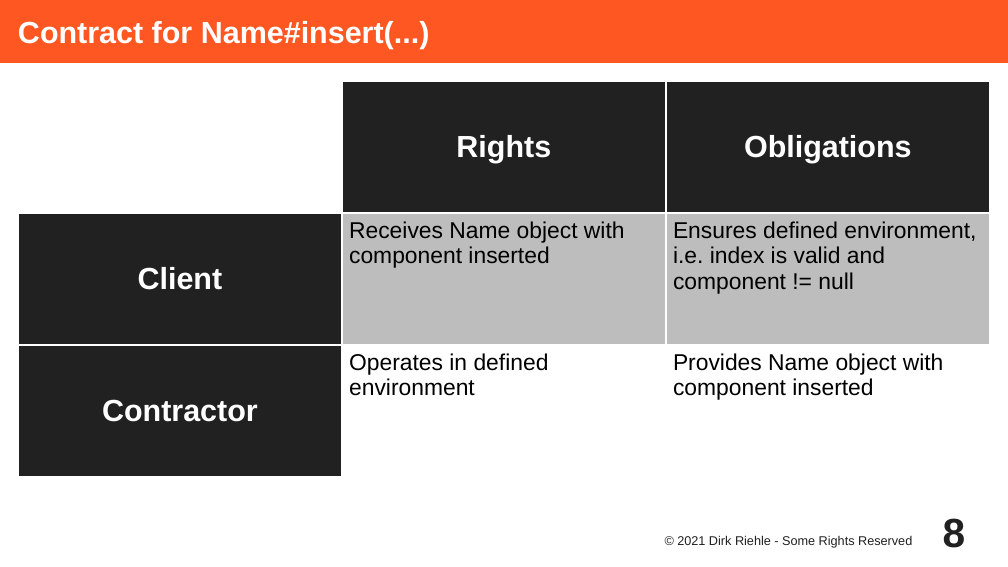
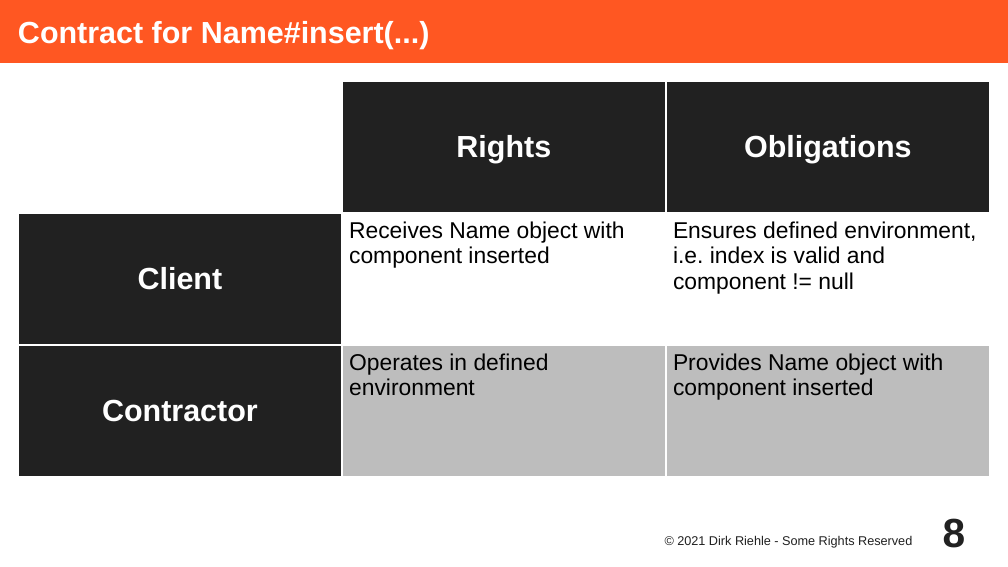
Before and after one commit to dirkriehle/adap-course, a slide deck: slide 8 of Lecture Slides/ADAP C04 - Design by Contract.odp. Drawn at 1008x567 pixels with LibreOffice and Linux fonts; fonts in the diff are those of the drawing. Boxes give left, top, right and bottom in pixels: in the first picture for what was removed or moved away, otherwise in the second. Text is boxed around its words. In the diff, an @@ line names an element or a change of style, - is before the commit and + after.

```diff
--- a/Lecture Slides/ADAP C04 - Design by Contract.odp
+++ b/Lecture Slides/ADAP C04 - Design by Contract.odp
@@ table at (x1=18, y1=81, x2=991, y2=477) @@
@@ fill #BDBDBD to #FFFFFF in 2 cells @@
@@ fill #FFFFFF to #BDBDBD in 2 cells @@
```
Also in this commit, not shown: 5 other slides changed, 1 slide removed, 7 other files.
